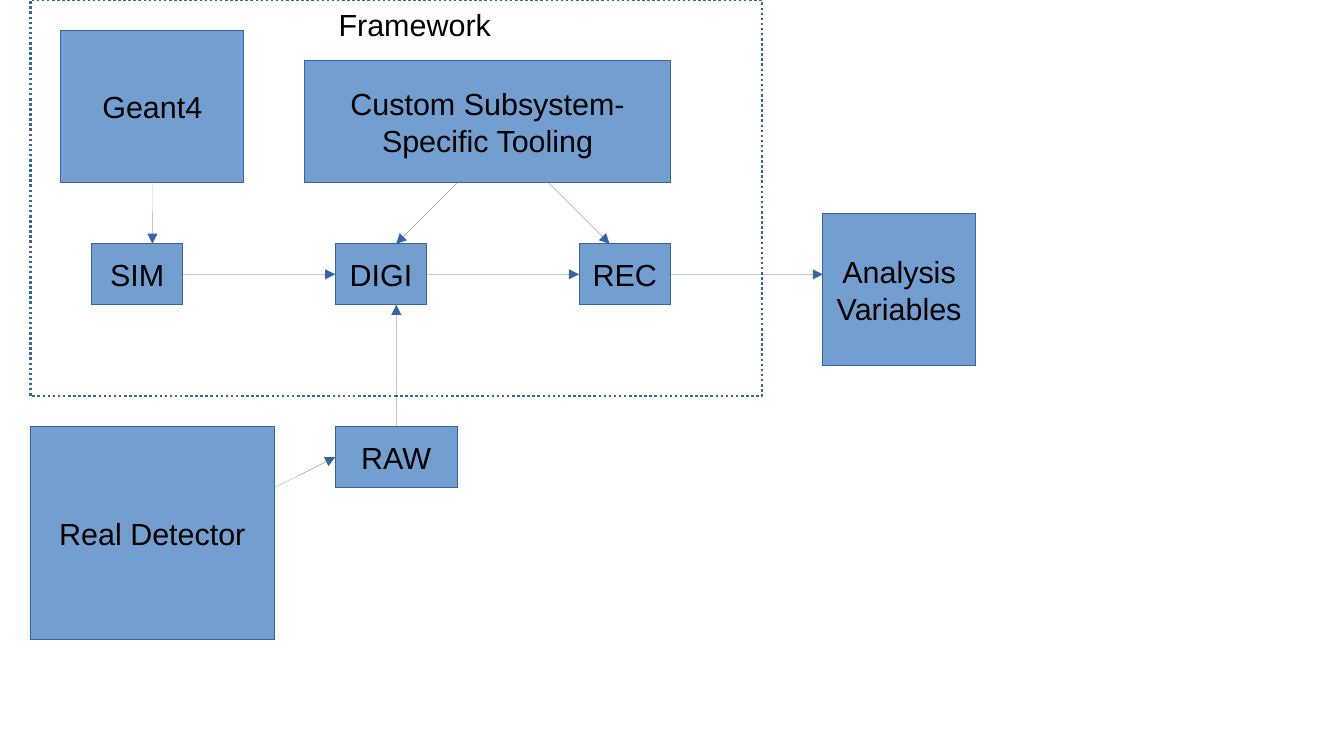
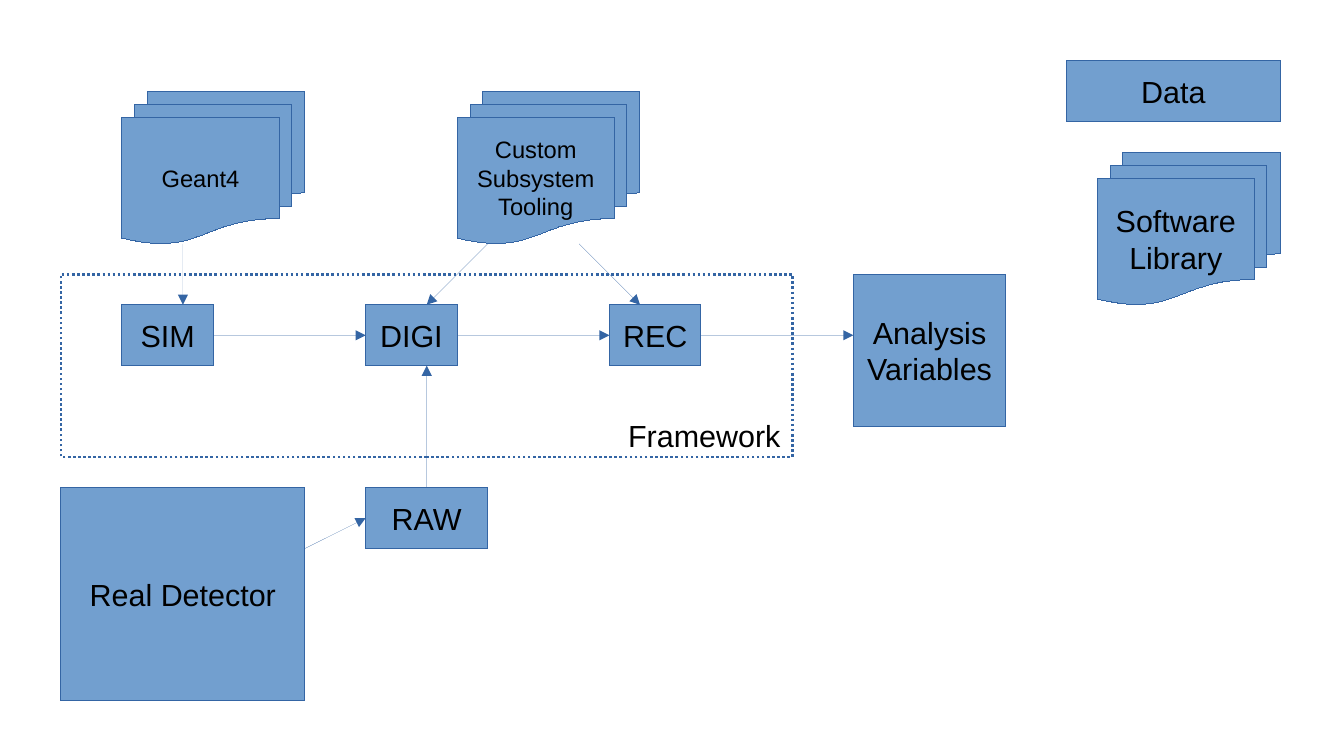
Before and after one commit to tomeichlersmith/UMN-PhD-Thesis, a slide deck: slide 1 of figures/ldmx/simulation/data-flow.odp. Drawn at 1344x756 pixels with LibreOffice and Linux fonts; fonts in the diff are those of the drawing. Boxes give left, top, right and bottom in pixels: in the first picture for what was removed or moved away, otherwise in the second. Text is boxed around its words. In the diff, an @@ line names an element or a change of style, - is before the commit and + after.

Commit message:
some slight updates to data flow diagram

```diff
--- a/figures/ldmx/simulation/data-flow.odp
+++ b/figures/ldmx/simulation/data-flow.odp
@@ rectangle added at bbox=[1067, 61, 1281, 122], fill #729FCF, outline #3465A4 0 pt, 18 pt, text #000000 @@
+Data
@@ flow chart multidocument "Geant4": place and size @@
-flow chart multidocument "Geant4" at bbox=[61, 30, 244, 183]
+flow chart multidocument "Geant4" at bbox=[122, 91, 305, 244]
@@ flow chart multidocument "Geant4" at bbox=[122, 91, 305, 244]: size 18 to 14 pt; rectangle to flow chart multidocument @@
@@ flow chart multidocument "Custom": place and size @@
-flow chart multidocument "Custom" at bbox=[305, 61, 671, 183]
+flow chart multidocument "Custom" at bbox=[457, 91, 640, 244]
@@ flow chart multidocument "Custom" at bbox=[457, 91, 640, 244]: rectangle to flow chart multidocument @@
@@ text in flow chart multidocument at bbox=[477, 141, 594, 220]: text changed; size 18 to 14 pt @@
-Custom Subsystem-Specific Tooling
+Custom
+Subsystem
+Tooling
@@ flow chart multidocument added at bbox=[1098, 152, 1281, 305], fill #729FCF, outline #3465A4 0 pt, 18 pt, text #000000 @@
+Software
+Library
@@ rectangle: place and size @@
-rectangle at bbox=[30, 0, 762, 396]
+rectangle at bbox=[61, 274, 793, 457]
@@ 8 arrows, 6 rectangles: place and size @@
-8 arrows, 6 rectangles at bbox=[30, 183, 976, 640]
+8 arrows, 6 rectangles at bbox=[61, 244, 1006, 701]
@@ text "Framework": place and size @@
-text "Framework" at bbox=[339, 14, 491, 37]
+text "Framework" at bbox=[628, 425, 780, 448]
```
Also in this commit, not shown: 1 other file.
